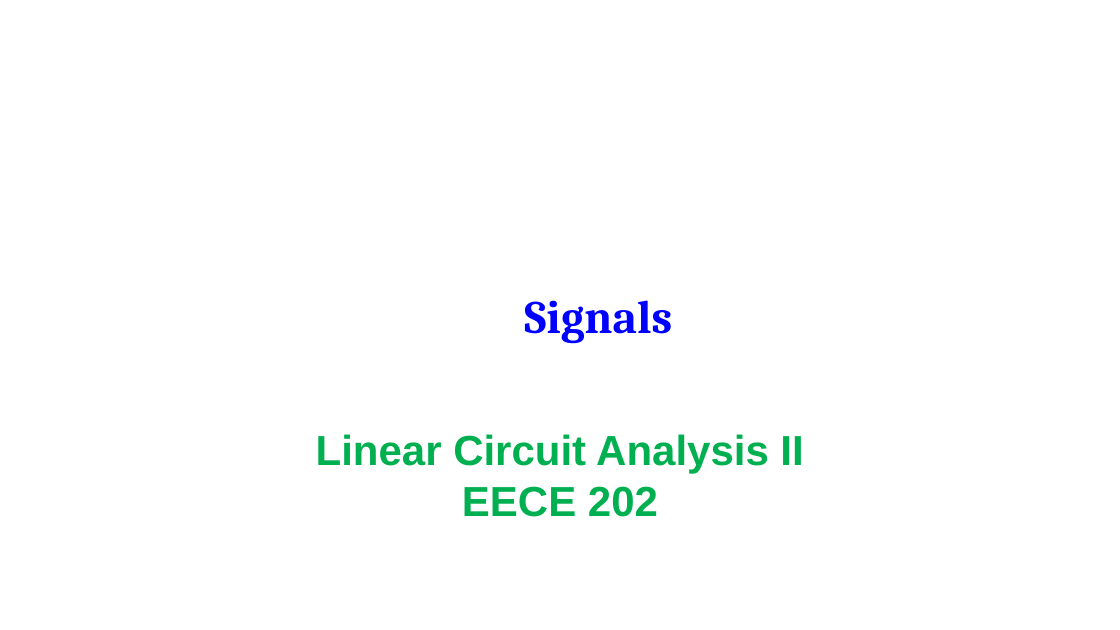
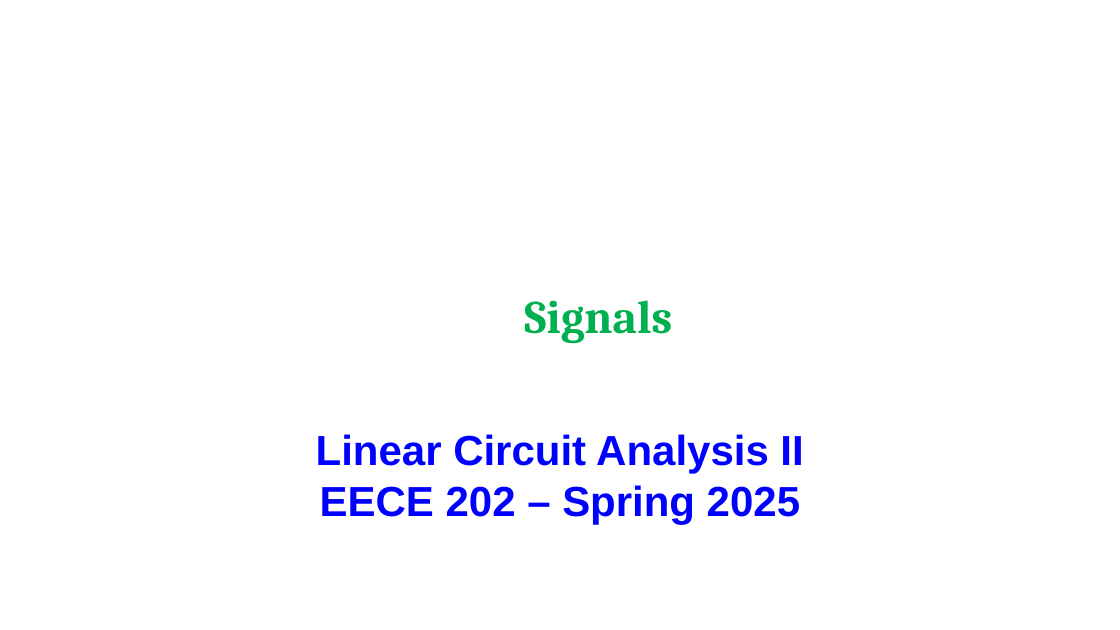
Before and after one commit to salmanrazzaq1993/AUM-WORK, a slide deck: slide 1 of PP WORK/Instructor Version/Week 2/Week 2 lecture 1 Signals.pptx. Drawn at 1120x630 pixels with LibreOffice and Linux fonts; fonts in the diff are those of the drawing; background and template pictures are left out. Boxes give left, top, right and bottom in pixels: in the first picture for what was removed or moved away, otherwise in the second. Text is boxed around its words. In the diff, an @@ line names an element or a change of style, - is before the commit and + after.

```diff
--- a/PP WORK/Instructor Version/Week 2/Week 2 lecture 1 Signals.pptx
+++ b/PP WORK/Instructor Version/Week 2/Week 2 lecture 1 Signals.pptx
@@ text "Signals" at [524,300,672,343]: text colour #0000FF to #00B050 @@
@@ text at [316,434,803,474]: text colour #00B050 to #0000FF in "Linear Circuit Analysis II" @@
@@ text at [320,485,800,524]: text changed; text colour #00B050 to #0000FF @@
-EECE 202
+EECE 202 – Spring 2025
```
Also in this commit, not shown: 5 other slides changed.
